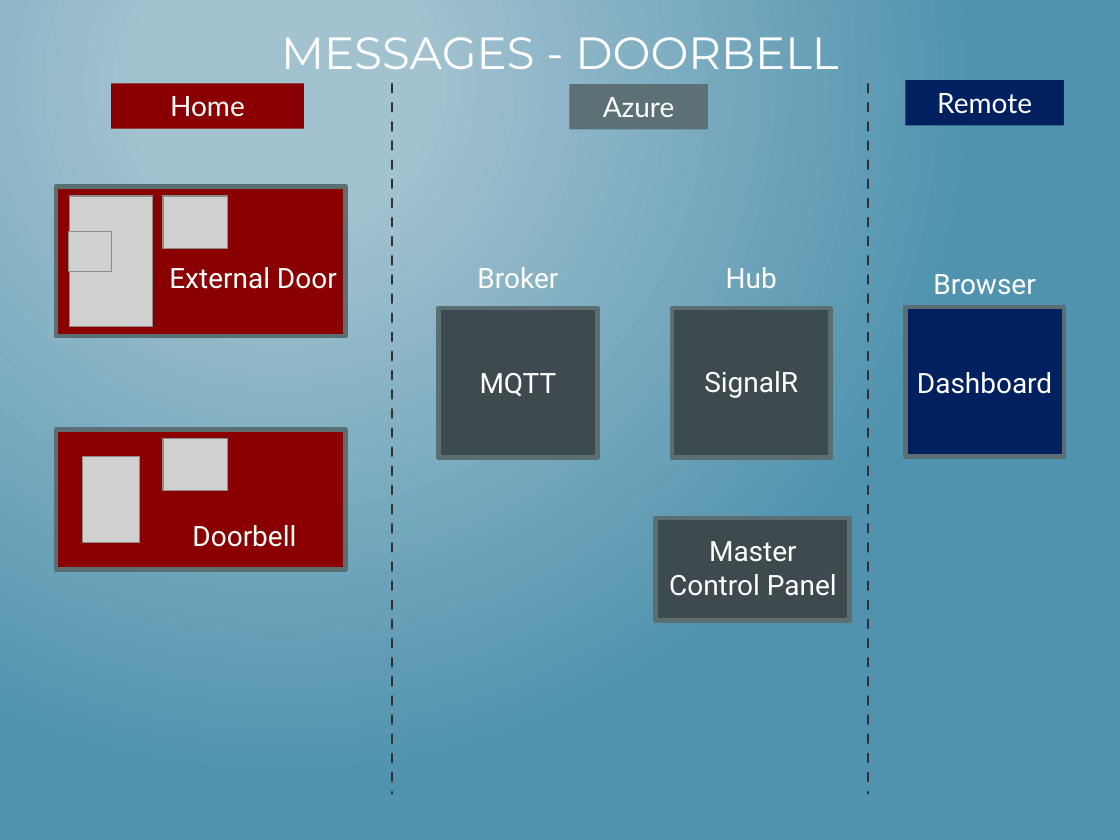
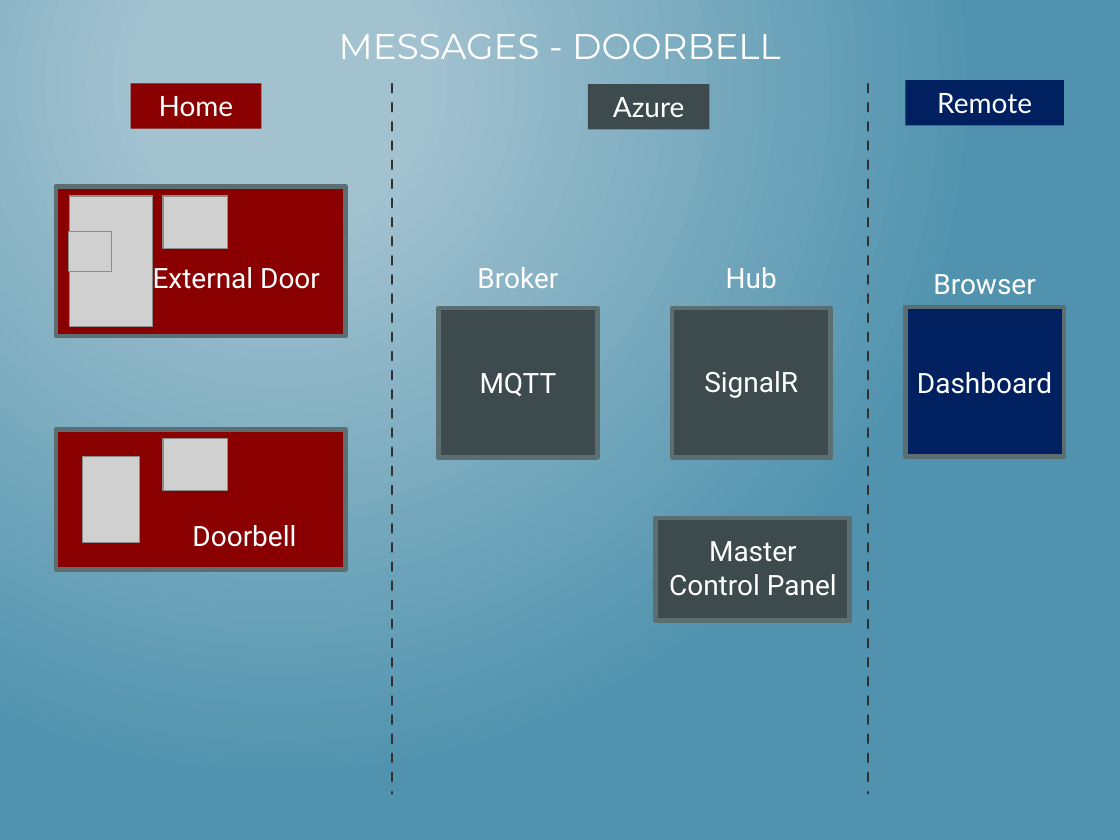
Before and after one commit to mlinnen/CloudHomeSecurity, a slide deck: slide 10 of docs/HacknightPowerPoint.pptx. Drawn at 1120x840 pixels with LibreOffice and Linux fonts; fonts in the diff are those of the drawing; grey boxes stand for pictures. Boxes give left, top, right and bottom in pixels: in the first picture for what was removed or moved away, otherwise in the second. Text is boxed around its words. In the diff, an @@ line names an element or a change of style, - is before the commit and + after.

Commit message:
more powerpoint changes

```diff
--- a/docs/HacknightPowerPoint.pptx
+++ b/docs/HacknightPowerPoint.pptx
@@ text "MESSAGES - DOORBELL" at [339,34,781,59]: size 29 to 23 pt @@
@@ rectangle "Home": place and size @@
-rectangle "Home" at [111,84,304,129]
+rectangle "Home" at [131,84,262,129]
@@ rectangle "Azure": place and size @@
-rectangle "Azure" at [569,84,708,129]
+rectangle "Azure" at [588,84,709,129]
@@ rectangle "Azure" at [588,84,709,129]: fill #5B7176 to #3D4B4E @@
@@ text "External Door": place and size @@
-text "External Door" at [169,267,337,289]
+text "External Door" at [153,267,320,289]
```
Also in this commit, not shown: 15 other slides changed, 6 slides added.
